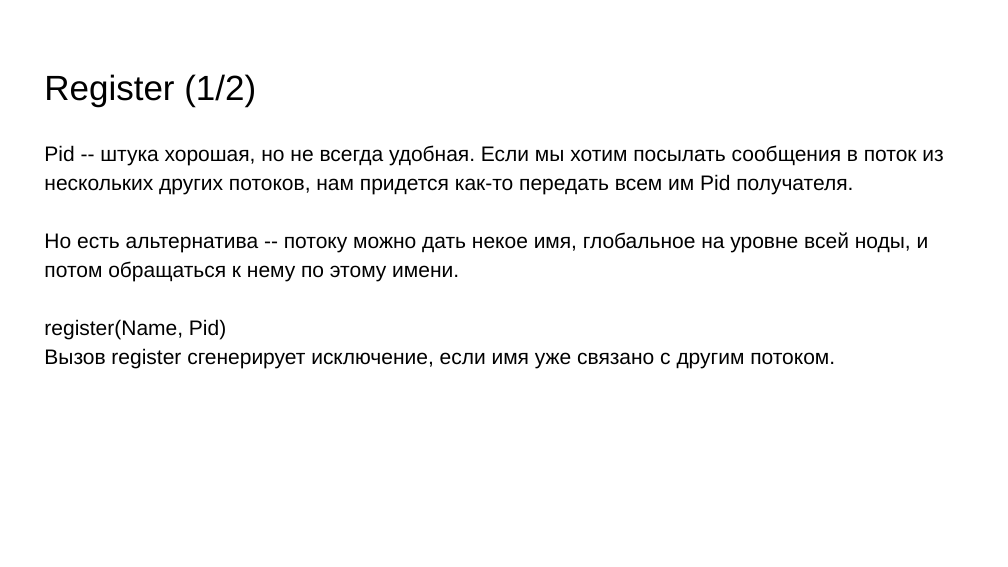
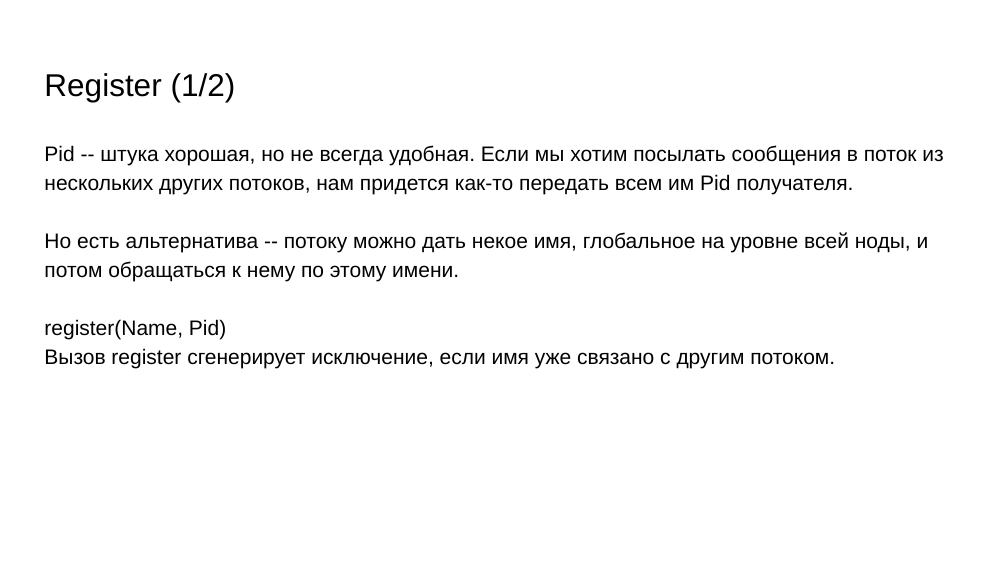
Before and after one commit to Samirox66/erlang, a slide deck: slide 15 of src/lec6_concurrency_31-10/concurrency.pptx (slide 14 before the commit). Drawn at 1008x567 pixels with LibreOffice and Linux fonts; fonts in the diff are those of the drawing. Boxes give left, top, right and bottom in pixels: in the first picture for what was removed or moved away, otherwise in the second. Text is boxed around its words. In the diff, an @@ line names an element or a change of style, - is before the commit and + after.

```diff
--- a/src/lec6_concurrency_31-10/concurrency.pptx
+++ b/src/lec6_concurrency_31-10/concurrency.pptx
@@ title "Register (1/2)" at box(44, 73, 236, 102): size 25 to 22.5 pt @@
```
Also in this commit, not shown: 3 other slides changed, 1 slide added, 1 other file.
